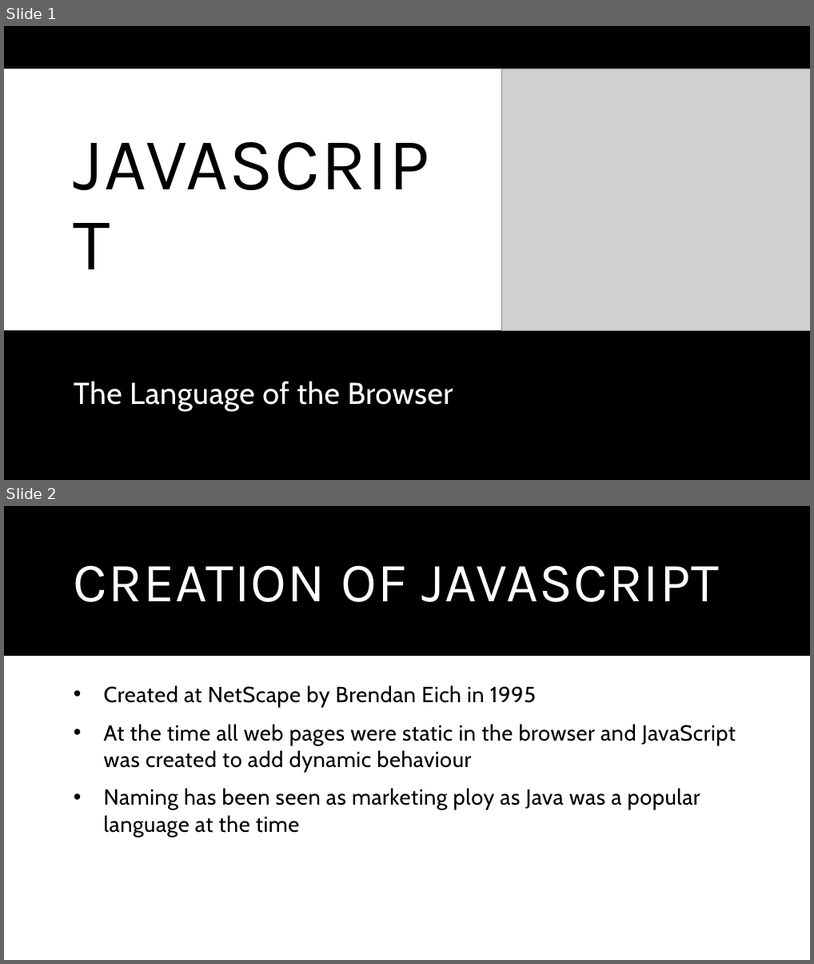
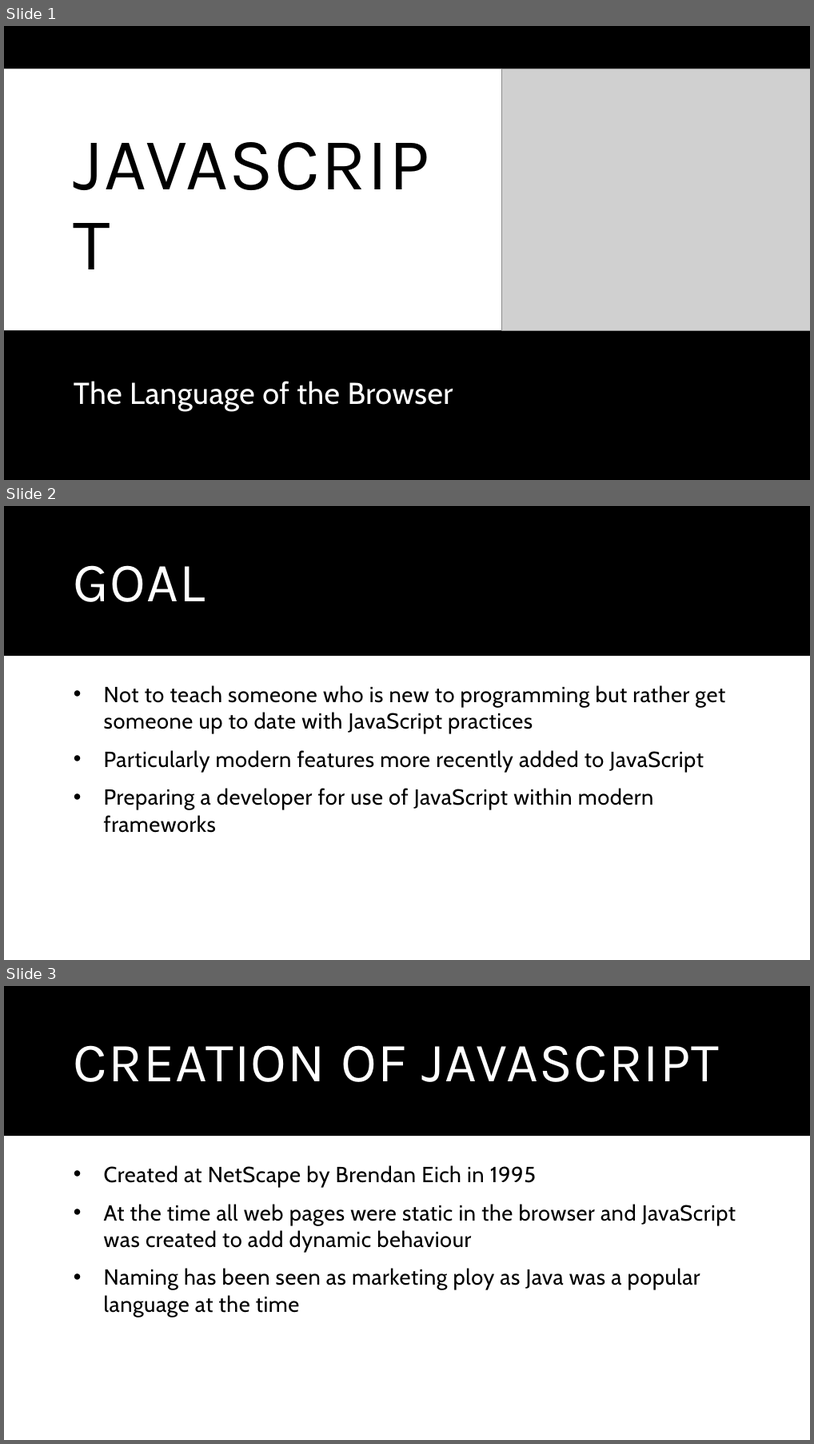
Before and after one commit to benlammers/fullstack-workshop, a slide deck: web-fundamentals/javascript/JavaScript.pptx. Shown one above the other, each under a label of ours: slides 1 and 2 before the commit, slides 1, 2 and 3 after it. The pictures are 814x964 and 814x1444 pixels, drawn with LibreOffice and Linux fonts; fonts in the diff are those of the drawing; grey boxes stand for pictures. Boxes give left, top, right and bottom in pixels: in the first picture for what was removed or moved away, otherwise in the second. Text is boxed around its words. In the diff, an @@ line names an element or a change of style, - is before the commit and + after.

```diff
--- a/web-fundamentals/javascript/JavaScript.pptx
+++ b/web-fundamentals/javascript/JavaScript.pptx
@@ slide 2 added at bbox=[4, 506, 810, 960], background #FFFFFF; not listed: 1 template element that a slide beside it also shows @@
@@ title added at bbox=[74, 565, 206, 602], 66 pt, text #FFFFFF @@
+GOAL
@@ text added at bbox=[104, 685, 726, 832], 26 pt, text #000000 @@
+• Not to teach someone who is new to programming but rather get someone up to date with JavaScript practices
+• Particularly modern features more recently added to JavaScript
+• Preparing a developer for use of JavaScript within modern frameworks
@@ what was slide 2 is now slide 3 @@
```
Also in this commit, not shown: 7 other files.
